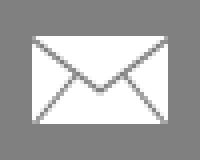
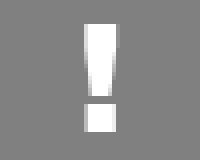
Two versions of the same layered image (200 × 160). Layer-by-layer changes:
added group "vMail copy" with 7 layers above "vMail" over [32, 24, 168, 132]
added group "black copy" (1st of 4, in "vMail copy") with 2 layers in group "vMail copy" over [32, 24, 168, 132]
added layer "! copy" in group "black copy" over [84, 24, 120, 132]
hid group "Mail" (10 layers) over [32, 24, 168, 132]
